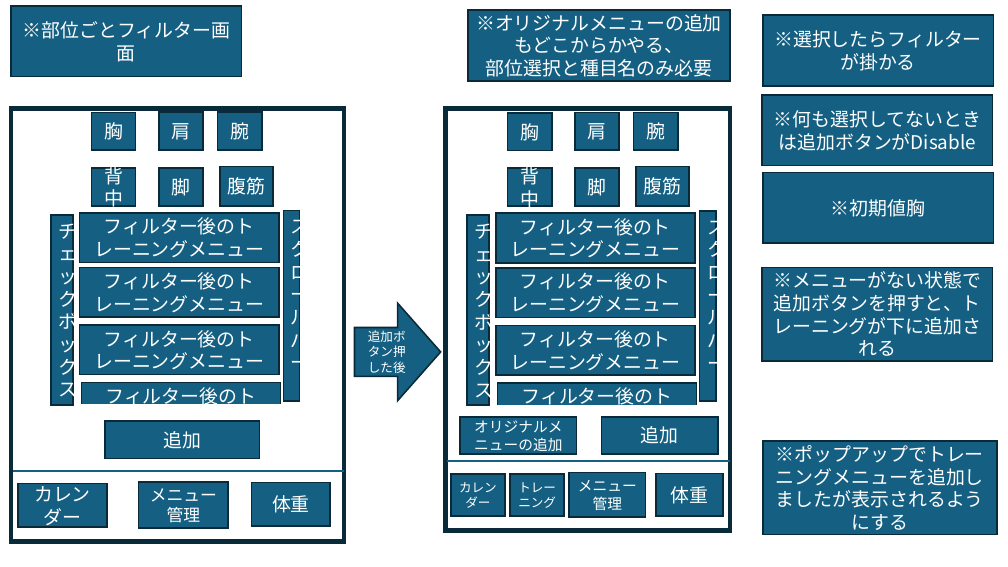
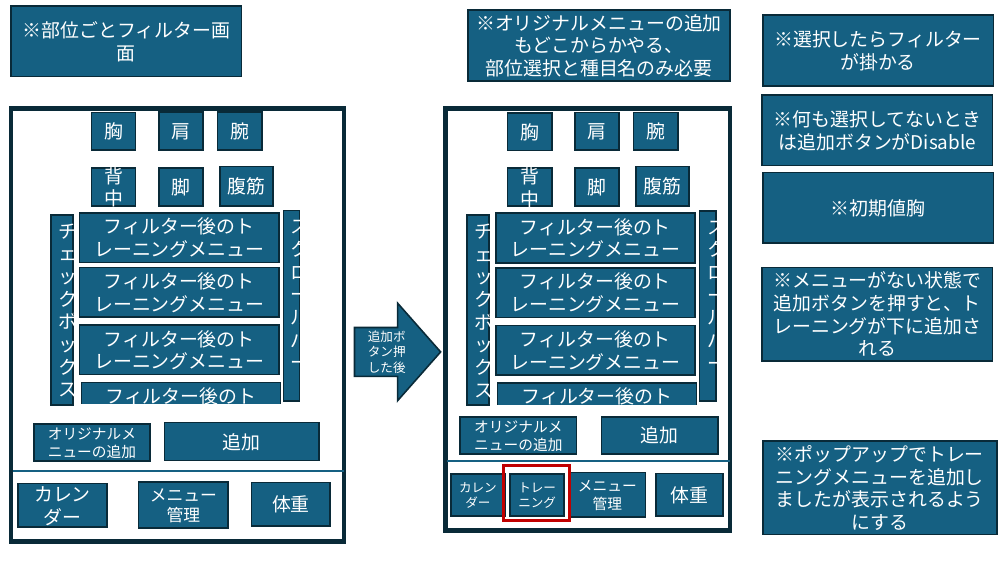
Before and after one commit to BandaiTakumi/massle_app, a slide deck: slide 1 of 画面遷移図.pptx. Drawn at 1008x567 pixels with LibreOffice and Linux fonts; fonts in the diff are those of the drawing. Boxes give left, top, right and bottom in pixels: in the first picture for what was removed or moved away, otherwise in the second. Text is boxed around its words. In the diff, an @@ line names an element or a change of style, - is before the commit and + after.

Commit message:
メニュー登録画面を作成

```diff
--- a/画面遷移図.pptx
+++ b/画面遷移図.pptx
@@ rectangle added at box(34, 424, 150, 461), fill #156082, outline #092A39 1.5 pt, 14 pt, text #FFFFFF @@
+オリジナルメニューの追加
@@ rectangle "追加": place and size @@
-rectangle "追加" at box(105, 421, 259, 459)
+rectangle "追加" at box(164, 423, 318, 461)
@@ rectangle added at box(504, 466, 569, 521), outline #C00000 3 pt @@
```
Also in this commit, not shown: 17 other files.
